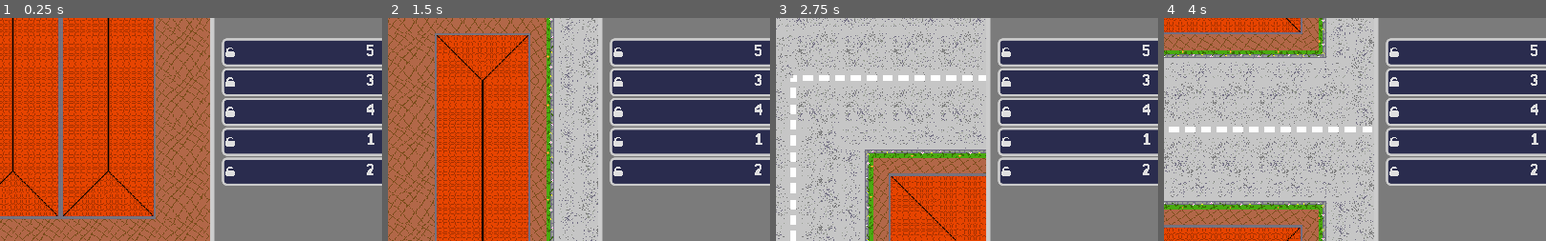
Above: before the commit, frames 1-4 (left to right).
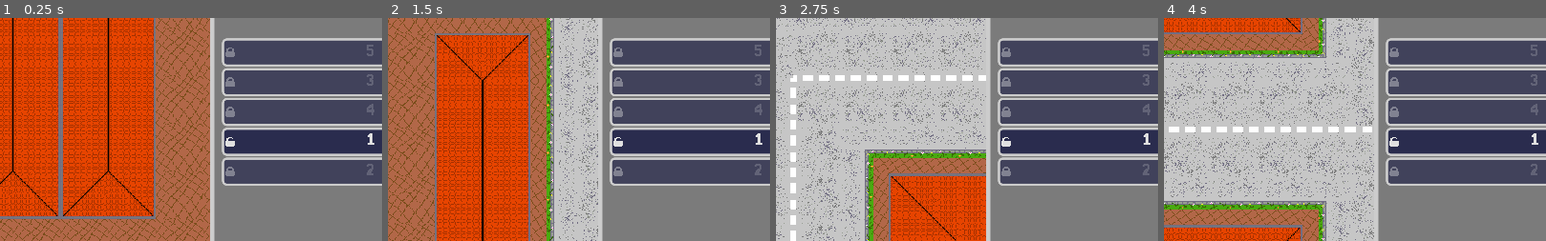
Above: after the commit, the same moments.

Repository: pastra98/DriveMeInsane
Game: Godot game, scene res://main/Main.tscn
The game is run twice, just before and just after one commit, with the same random seed, the same clock (stepped at 60 frames per second) and the same inputs. Sound files missing from this copy of the repository are replaced by a short silence.
Inputs:
- Up to frame 1 (0.25 s): no input
- Up to frame 2 (1.5 s): hold Right (ui_right) 0.53-1.28 s; tap Space (ui_select) at 0.77 s; hold Down (ui_down) from 1.28 s (still down)
- Up to frame 3 (2.75 s): tap Space (ui_select) at 1.52 s; release Down (ui_down) at 2.03 s; hold Right (ui_right) from 2.03 s (still down)
- Up to frame 4 (4 s): release Right (ui_right) at 2.78 s; hold Up (ui_up) 2.78-3.53 s; tap Space (ui_select) at 3.02, 3.77 s; hold Left (ui_left) from 3.53 s (still down)
The pictures show only the part of the screen within x 21-71%, y 29-78%; the shares and areas given below are measured in that part.

The runs differ from the first frame. In frame 1, 0.6% of the frame differs, in the area x 59-98%, y 11-71%; in frame 2, 0.6%; in frame 3, 0.6%; in frame 4, 0.6%.

Commit message:
reset main

Diff:
--- a/src/main/main.gd
+++ b/src/main/main.gd
@@ -4,14 +4,11 @@
 # ["ahote", "bjorn", "bob", "hiroshi", "karl", "juan", "karen", "lucy", "martha", "mike", "xiu", "marvin", "karli", "merlin"]
 # var unlocked_passengers = ["bob", "karen", "lucy", "marvin", "bjorn", "martha", "merlin", "karli"]
 
-# var unlocked_passengers = ["bob"]
-var unlocked_passengers = ["bob", "martha", "karen", "lucy", "marvin", "bjorn", "merlin", "karli"]
-# var completed_lvls = {}
-var completed_lvls = {1:1, 2:1, 3:1, 4:1}
+var unlocked_passengers = ["bob"]
+var completed_lvls = {}
 
 var n_lvls = 5 # TODO: this should also be set dynamically, game_over.gd depends on this to show next level
-# var is_tutorial_completed = false
-var is_tutorial_completed = true
+var is_tutorial_completed = false
 
 func _ready():
     GuiManager.show_main_menu()
--- a/src/passengers/ressources/bob/bob.cfg
+++ b/src/passengers/ressources/bob/bob.cfg
@@ -9,5 +9,3 @@
 [TooFastSensibility]
 too_fast=55
 insanity_effect=2
-
-#TODO: write about speed in descr.?
